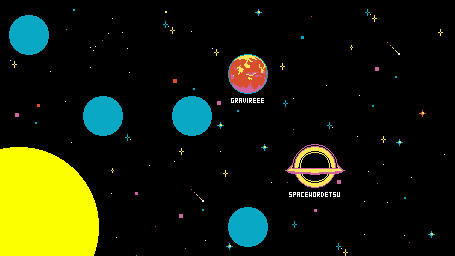
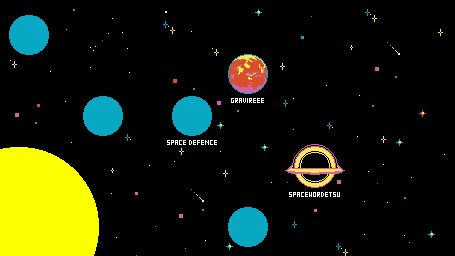
Layers edited between the first and the second 455x256 image:
added layer "SpaceDefence" above "Gravireee" over (167, 140, 217, 145)
